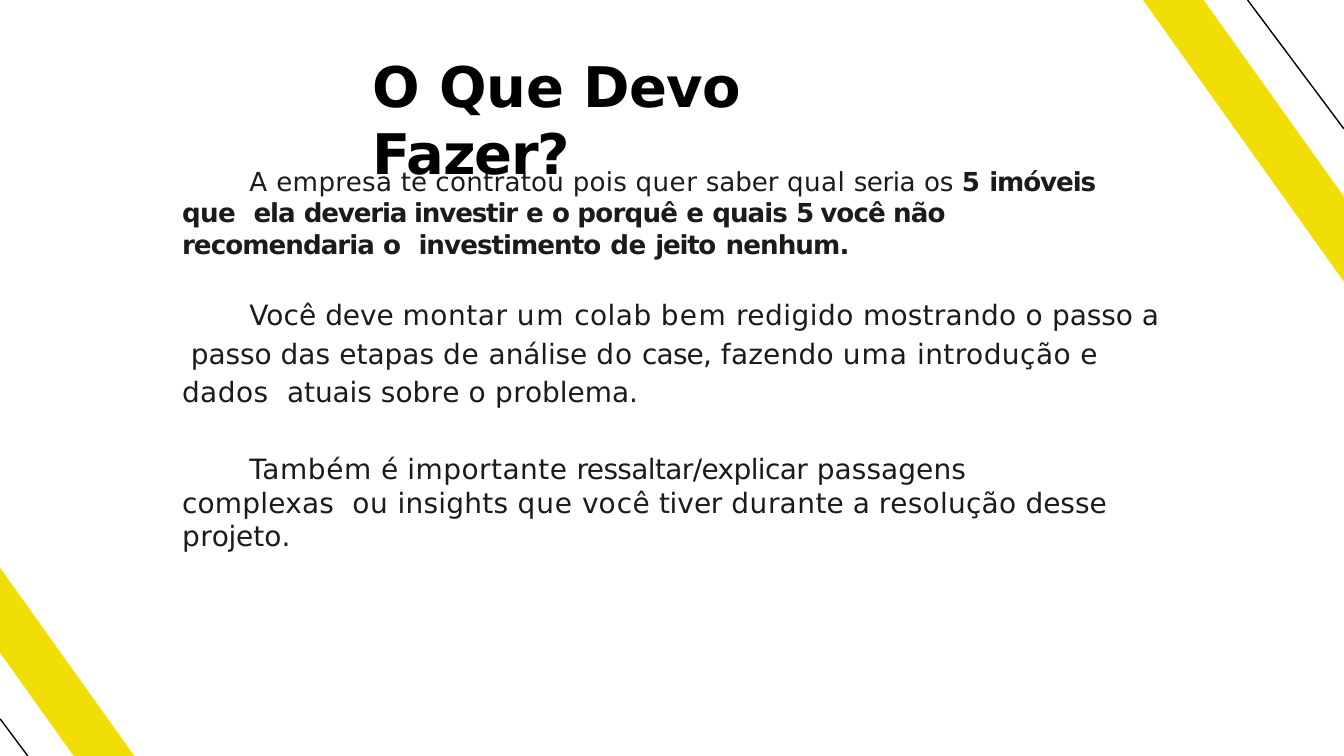
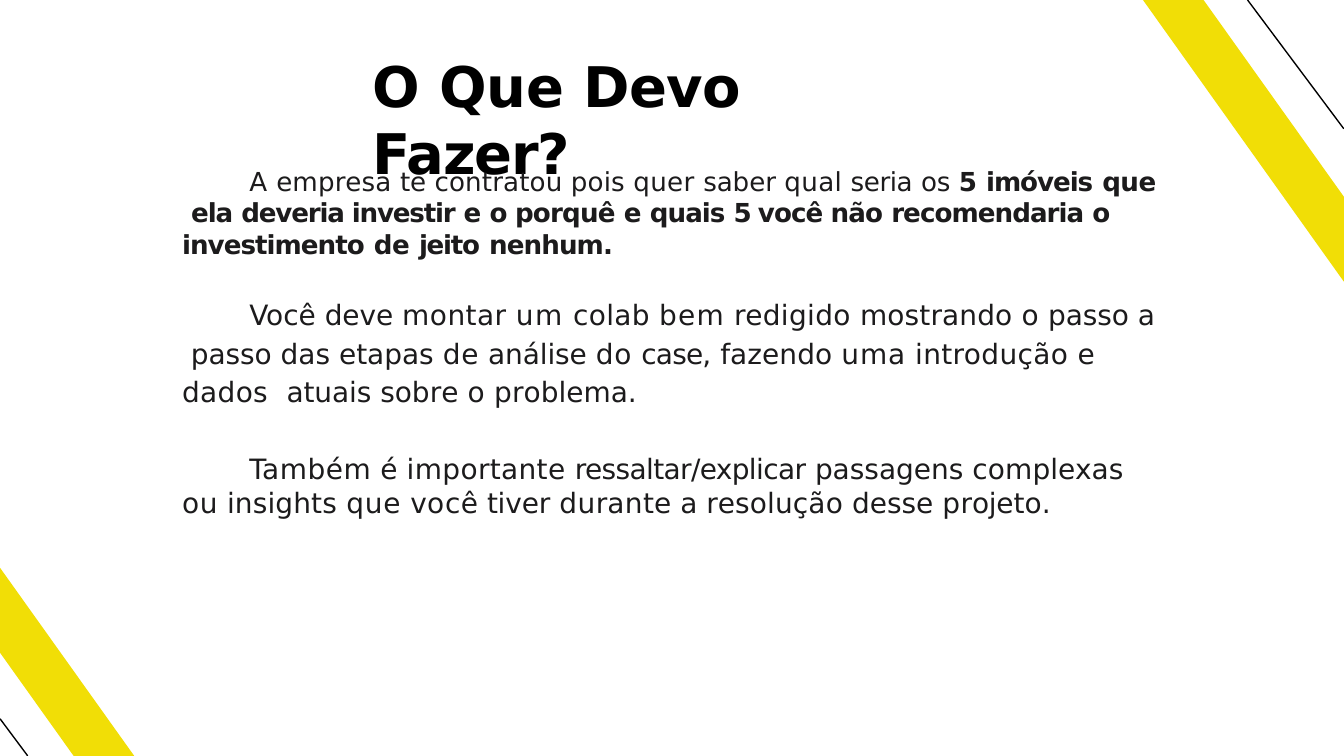
Before and after one commit to valdirdpg/curso-dnc, a slide deck: slide 4 of MODULO-3/MINI-PROJETO/Mini Projeto - Roof Imoveis.pptx. Drawn at 1344x756 pixels with LibreOffice and Linux fonts; fonts in the diff are those of the drawing. Boxes give left, top, right and bottom in pixels: in the first picture for what was removed or moved away, otherwise in the second. Text is boxed around its words. In the diff, an @@ line names an element or a change of style, - is before the commit and + after.

```diff
--- a/MODULO-3/MINI-PROJETO/Mini Projeto - Roof Imoveis.pptx
+++ b/MODULO-3/MINI-PROJETO/Mini Projeto - Roof Imoveis.pptx
@@ text "A empresa te contratou pois ..." at box(182, 170, 1156, 519): letter spacing 0.5 to 0.4 pt in "A", "de"; letter spacing -0.2 to -0.3 pt in "seria"; letter spacing 0.1 to 0 pt in "Você das sobre", "passagens projeto."; letter spacing 0.8 to 0.7 pt in "bem"; letter spacing 0.6 to 0.5 pt in "do uma"; letter spacing 0.4 to 0.3 pt in "ou" @@
```
Also in this commit, not shown: 13 other slides changed, 26 slides added, 3 slides removed, 38 other files.
